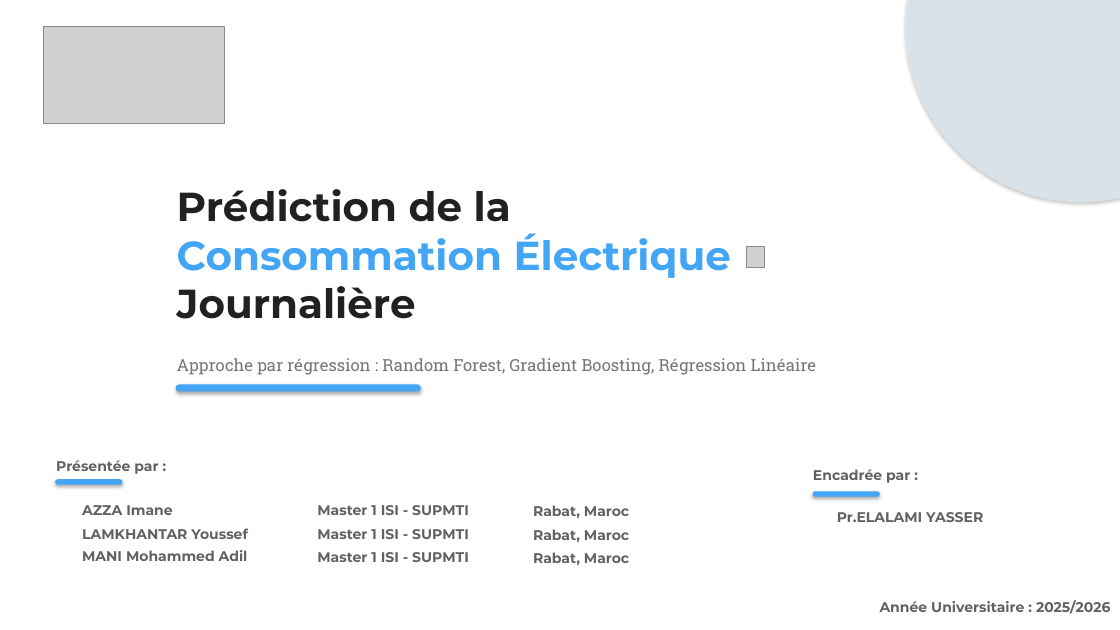
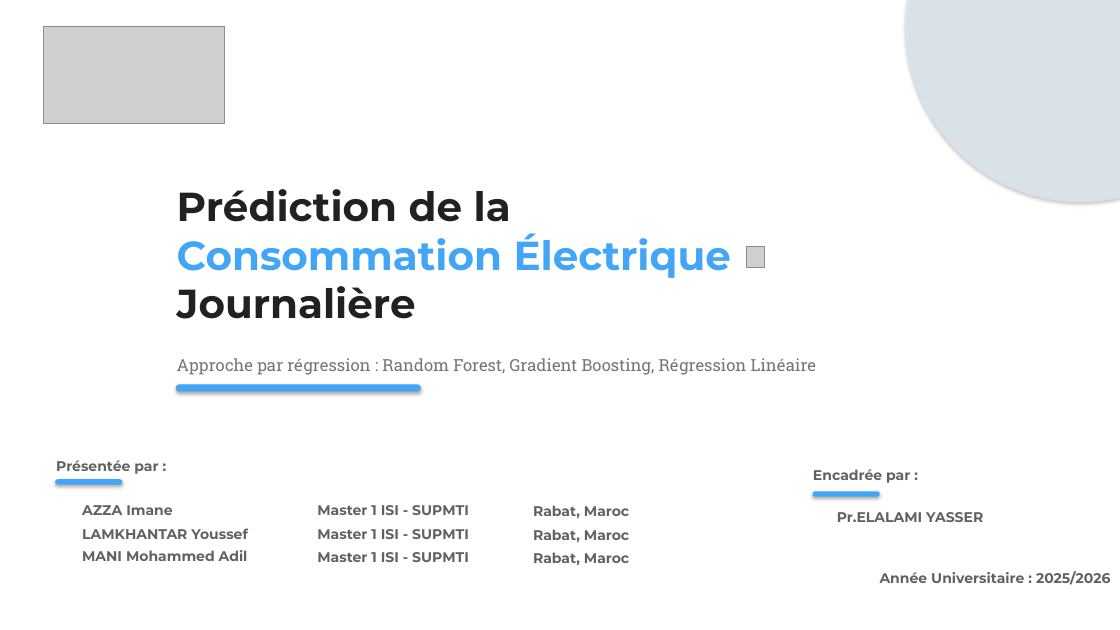
Before and after one commit to ylamkhan/DataScienceProject, a slide deck: slide 1 of Prédiction de la Consommation Électrique.pptx. Drawn at 1120x630 pixels with LibreOffice and Linux fonts; fonts in the diff are those of the drawing; grey boxes stand for pictures; background and template pictures are left out. Boxes give left, top, right and bottom in pixels: in the first picture for what was removed or moved away, otherwise in the second. Text is boxed around its words. In the diff, an @@ line names an element or a change of style, - is before the commit and + after.

```diff
--- a/Prédiction de la Consommation Électrique.pptx
+++ b/Prédiction de la Consommation Électrique.pptx
@@ text "Année Universitaire : 2025/2026": place and size @@
-text "Année Universitaire : 2025/2026" at (880,600,1111,614)
+text "Année Universitaire : 2025/2026" at (880,571,1111,585)
```
Also in this commit, not shown: 3 other slides changed, 1 slide added, 1 other file.
